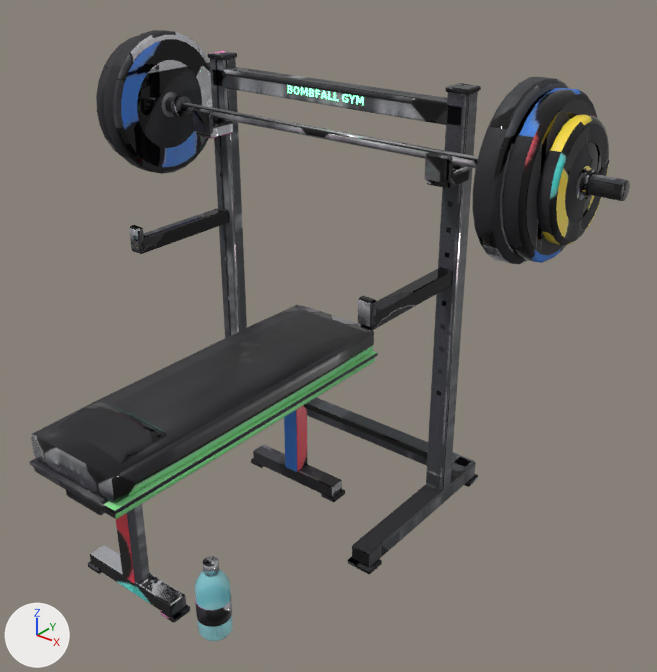
Before and after pictures for a commit that changed the glTF model assets/models/bench_press.glb.
Camera for both pictures: a 50 mm camera at (3.63, -3.62, 3.83) aimed at (0.47, 0.34, 1.38). Lighting does not change. The marker at lower left points along +X, +Y and +Z. The older version comes first. Vertices at exactly the same position are counted once.

Objects in the first picture: 'body'.
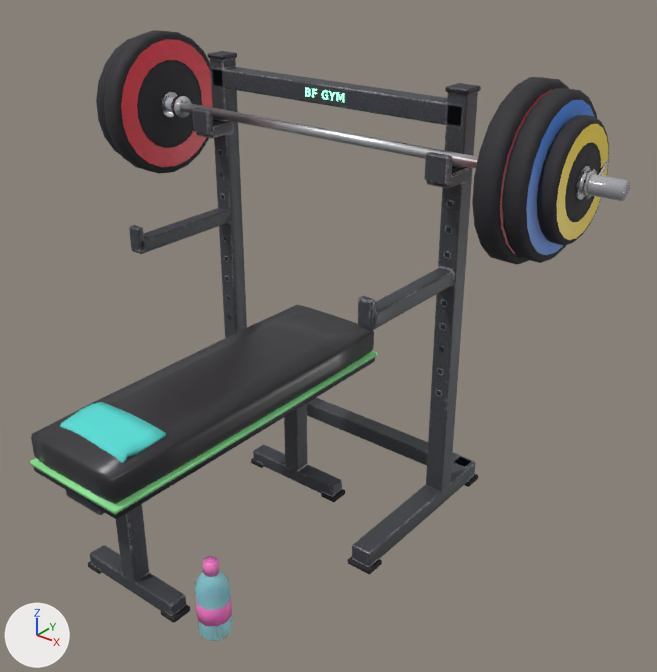
The change, as a diff of the scene's bpy script:
```diff
--- a/assets/models/bench_press.glb.py
+++ b/assets/models/bench_press.glb.py
@@ me_cube @@
 # used by ob_body; location = (-0.95, 0.95, 1.43)
-me_cube.from_pydata(...)  # 4389 vertices, 6918 faces; spans x -1.05..2.95, y -2.26..0.42, z -1.43..1.54
+me_cube.from_pydata(...)  # 3698 vertices, 5949 faces; spans x -1.05..2.95, y -2.26..0.42, z -1.43..1.54
+# me_cube part 1: the loose piece of 13 vertices spanning x 1.2..1.25, y -0.07, z 1.25..1.3 is moved by (-0.15, 0.0, 0.0)
+# me_cube part 2: 348 vertices moved from x -0.85..-0.43, y -0.61..0.39, z 0.55..1.53 to x -0.85..-0.43, y -0.6..0.38, z 0.56..1.52; 433 vertices removed from x -0.87..-0.43, y -0.6..0.38, z 0.59..1.49; 189 vertices added at x -0.87..-0.43, y -0.59..0.37, z 0.62..1.46
+# me_cube part 3: 348 vertices moved from x 2.33..2.77, y -0.61..0.39, z 0.55..1.53 to x 2.33..2.77, y -0.6..0.38, z 0.56..1.52; 433 vertices removed from x 2.33..2.77, y -0.6..0.38, z 0.59..1.49; 189 vertices added at x 2.33..2.77, y -0.59..0.37, z 0.62..1.46
+# me_cube part 4: 4 vertices moved from x 0.67..1.23, y -2.16..-1.8, z -0.55..-0.26 to x 0.67..1.23, y -2.16..-1.8, z -0.55..-0.27; 176 vertices removed from x 0.67..1.23, y -2.16..-1.8, z -0.55..-0.24; 104 vertices added at x 0.67..1.23, y -2.16..-1.8, z -0.55..-0.24
+# me_cube part 5: 68 vertices moved from x 1.48..1.66, y -1.92..-1.78, z -1.43..-1.0 to x 1.49..1.65, y -1.95..-1.75, z -1.43..-1.0; 58 vertices removed from x 1.5..1.64, y -1.95..-1.75, z -1.43..-1.0; 4 vertices added at x 1.54..1.6, y -1.95..-1.75, z -1.41..-1.03
+# me_cube part 6: 11 vertices moved from x 0.81..1.02, y -0.07, z 1.25..1.3 to x 0.81..1.01, y -0.07, z 1.24..1.29; 45 vertices removed from x 0.76..1.06, y -0.07, z 1.25..1.3; 40 vertices added at x 0.79..1.02, y -0.07, z 1.24..1.3
+# me_cube part 7: 4230 kept faces spanning x -1.05..2.95, y -2.26..0.42, z -1.43..1.54 get new texture (UV) coordinates
+# other edits to the shape of me_cube do not show in these pictures
 me_cube.materials.append(mat_bench_press_baked)
```

Boxes (x1, y1, x2, y2) around the edits, measured in the pictures (657 x 672 px; the box of a moved part takes in the faces that stretch with it):
part 1 of me_cube, moved or reshaped: before (356, 96, 364, 105); after (336, 92, 344, 102)
part 2 of me_cube, moved or reshaped: (96, 30, 213, 174) in both
part 3 of me_cube, moved or reshaped: before (472, 77, 609, 264); after (472, 77, 609, 265)
part 4 of me_cube, moved or reshaped: before (59, 402, 166, 464); after (60, 402, 166, 463)
part 5 of me_cube, moved or reshaped: before (194, 569, 233, 641); after (195, 569, 233, 641)
part 6 of me_cube, moved or reshaped: before (301, 87, 338, 101); after (305, 87, 335, 101)
part 7 of me_cube, surface changed: (30, 31, 630, 626) in both
